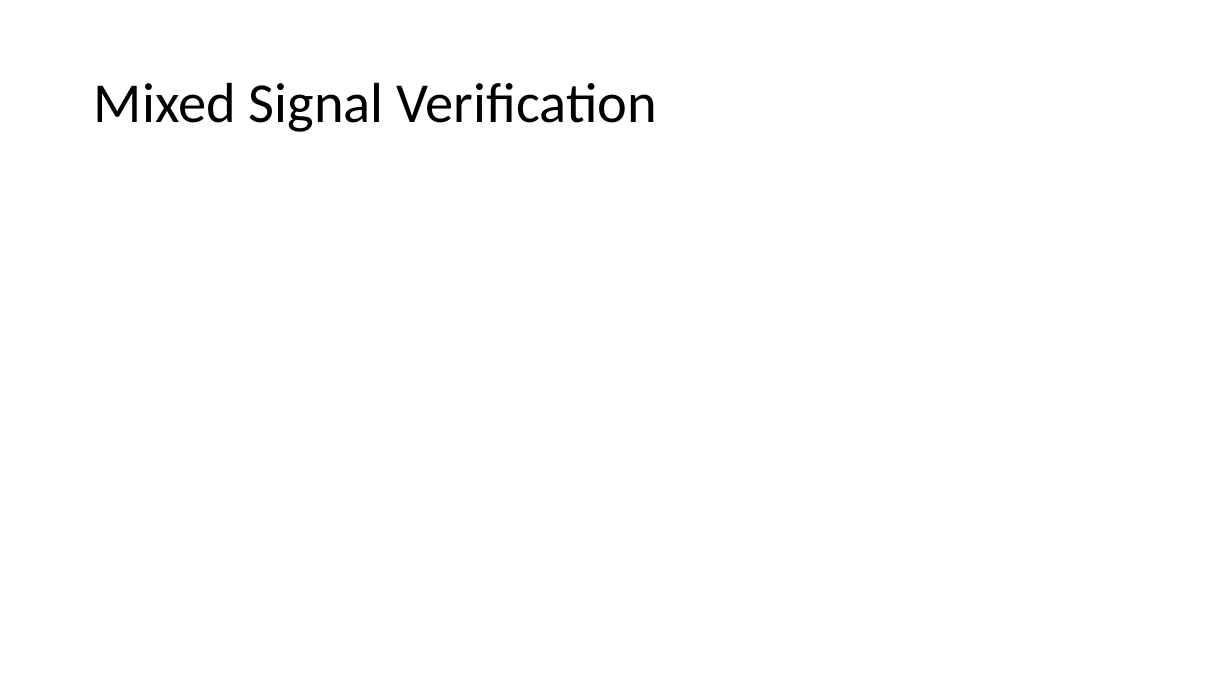
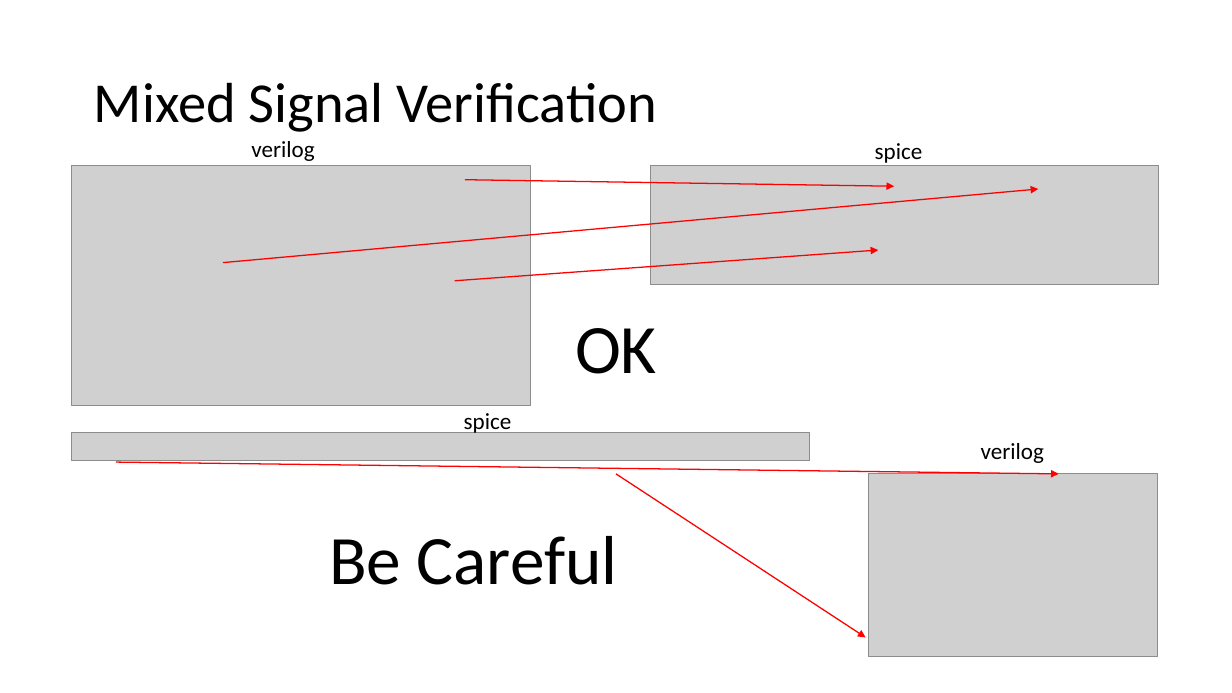
Before and after one commit to msaligane/US_Japan_Semiconductor_Workshop, a slide deck: slide 4 of Day 2 - 1505 - Pitfalls of Open-Source Chip Design Verification/Japan-US-Workshop-Bailey.pptx. Drawn at 1232x693 pixels with LibreOffice and Linux fonts; fonts in the diff are those of the drawing; grey boxes stand for pictures. Boxes give left, top, right and bottom in pixels: in the first picture for what was removed or moved away, otherwise in the second. Text is boxed around its words. In the diff, an @@ line names an element or a change of style, - is before the commit and + after.

```diff
--- a/Day 2 - 1505 - Pitfalls of Open-Source Chip Design Verification/Japan-US-Workshop-Bailey.pptx
+++ b/Day 2 - 1505 - Pitfalls of Open-Source Chip Design Verification/Japan-US-Workshop-Bailey.pptx
@@ text added at box(251, 141, 314, 161), 18 pt, text #000000 @@
+verilog
@@ text added at box(875, 143, 923, 166), 18 pt, text #000000 @@
+spice
@@ picture added at box(72, 165, 531, 406) @@
@@ picture added at box(651, 165, 1159, 285) @@
@@ group added at box(223, 180, 1039, 374): 3 arrows, 1 text @@
+OK
@@ group added at box(72, 413, 1157, 656): 2 pictures, 2 texts @@
+spice
+verilog
@@ arrow added from (116, 462) to (1059, 474), #FF0000 1 pt @@
@@ arrow added from (616, 474) to (866, 638), #FF0000 1 pt @@
@@ text added at box(329, 536, 618, 585), 54 pt, text #000000 @@
+Be Careful
```
Also in this commit, not shown: 3 other slides changed, 3 slides added, 2 slides removed.
